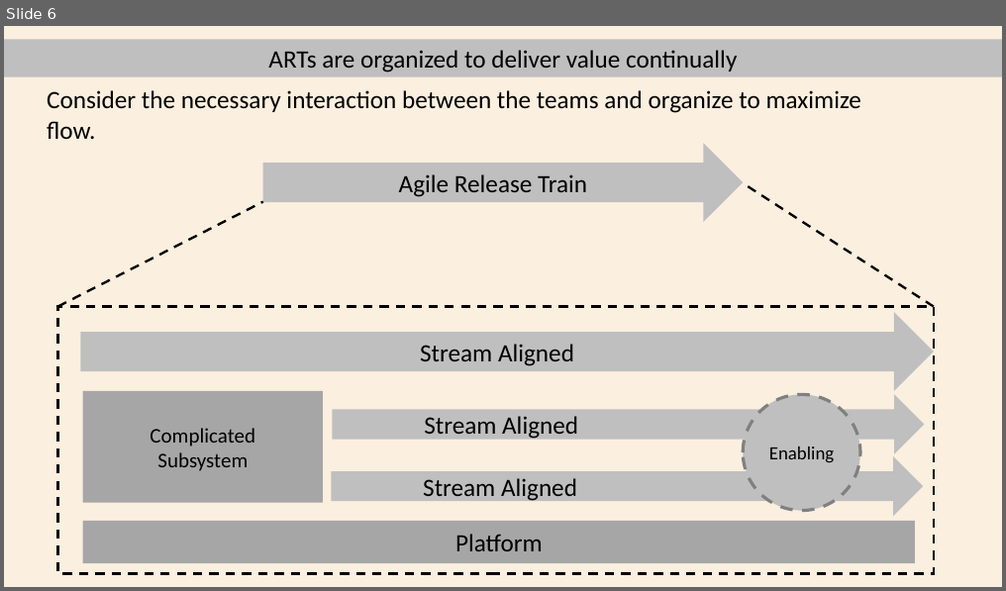
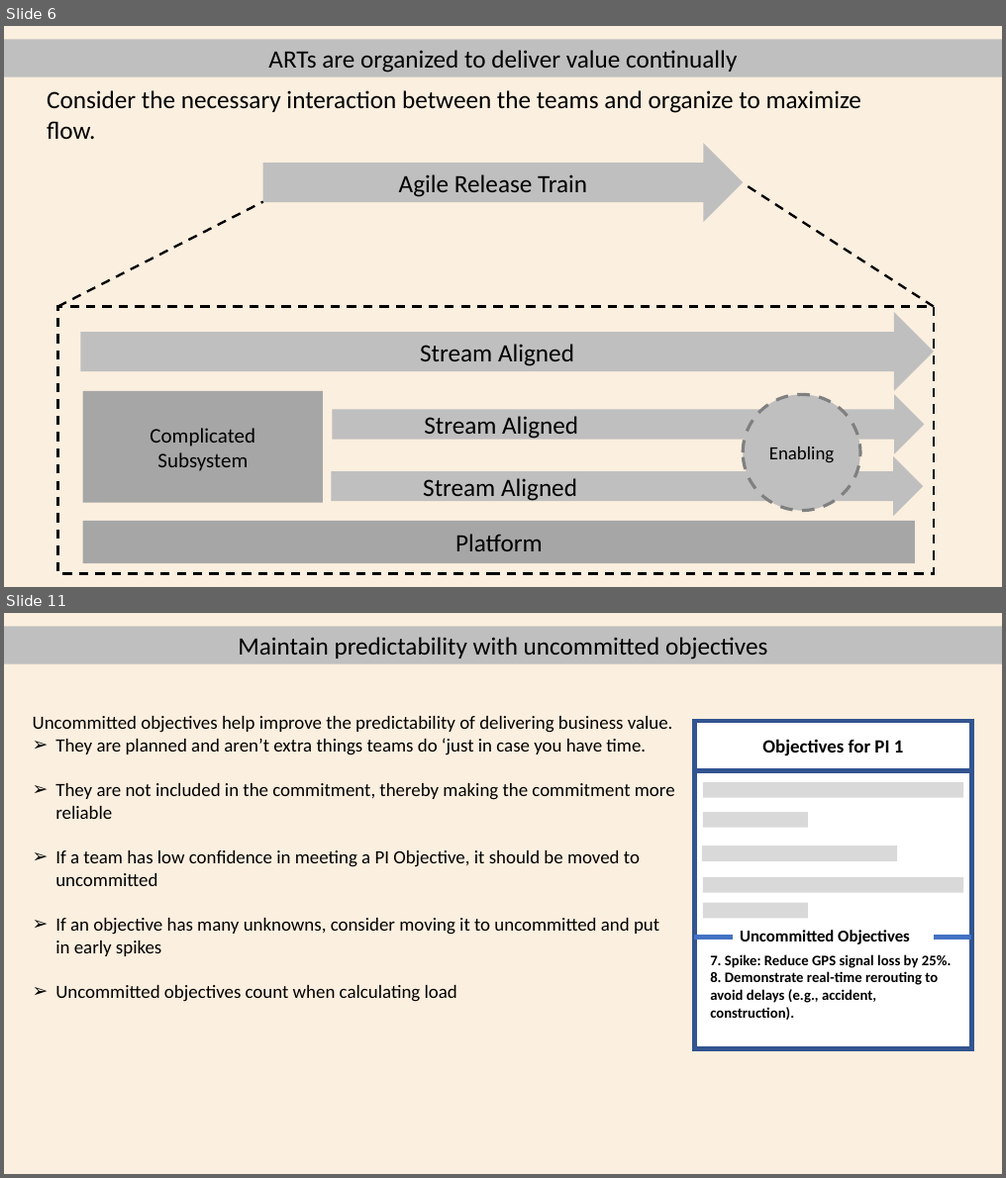
Before and after one commit to r5b6/ppt, a slide deck: agile rohit anish.pptx. Shown one above the other, each under a label of ours: slide 6 before the commit, slides 6 and 11 after it; the slides between them are not shown. The pictures are 1006x591 and 1006x1178 pixels, drawn with LibreOffice and Linux fonts; fonts in the diff are those of the drawing. Boxes give left, top, right and bottom in pixels: in the first picture for what was removed or moved away, otherwise in the second. Text is boxed around its words. In the diff, an @@ line names an element or a change of style, - is before the commit and + after.

```diff
--- a/agile rohit anish.pptx
+++ b/agile rohit anish.pptx
@@ slide 11 added at (4, 613, 1002, 1174), background #FBEFDF @@
@@ rectangle added at (4, 627, 1002, 663), fill #BFBFBF, 24 pt, text #000000 @@
+Maintain predictability with uncommitted objectives
@@ text added at (33, 716, 675, 1002), 18 pt, text #000000 @@
+Uncommitted objectives help improve the predictability of delivering business value.
+➢ They are planned and aren’t extra things teams do ‘just in case you have time.
+➢ They are not included in the commitment, thereby making the commitment more reliable
+➢ If a team has low confidence in meeting a PI Objective, it should be moved to uncommitted
+➢ If an objective has many unknowns, consider moving it to uncommitted and put in early spikes
+➢ Uncommitted objectives count when calculating load
@@ group added at (695, 721, 972, 1050): 7 rectangles, 2 lines, 2 texts @@
+Objectives for PI 1
+Uncommitted Objectives
+7. Spike: Reduce GPS signal loss by 25%.
+8. Demonstrate real-time rerouting to avoid delays (e.g., accident, construction).
```
Also in this commit, not shown: 1 slide changed, 4 other slides added.
